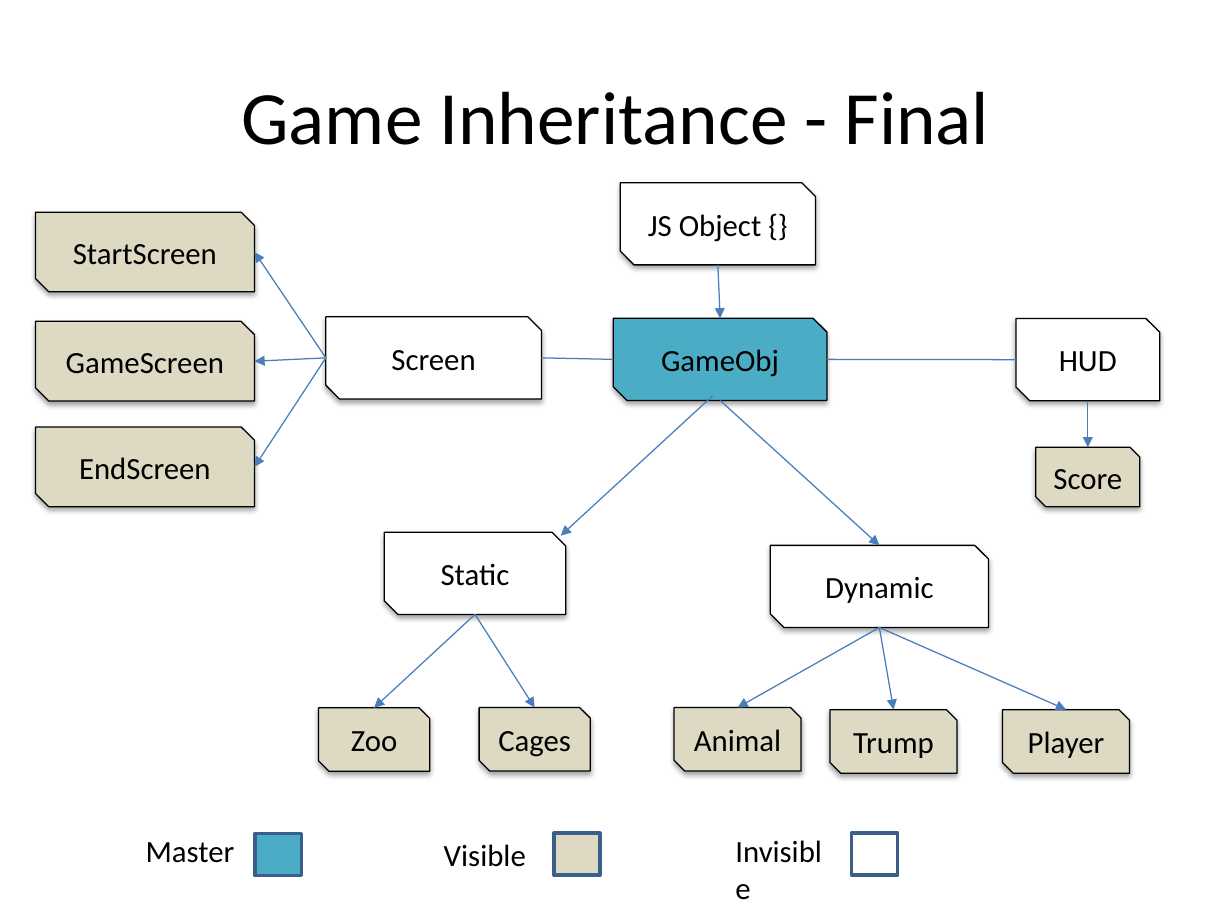
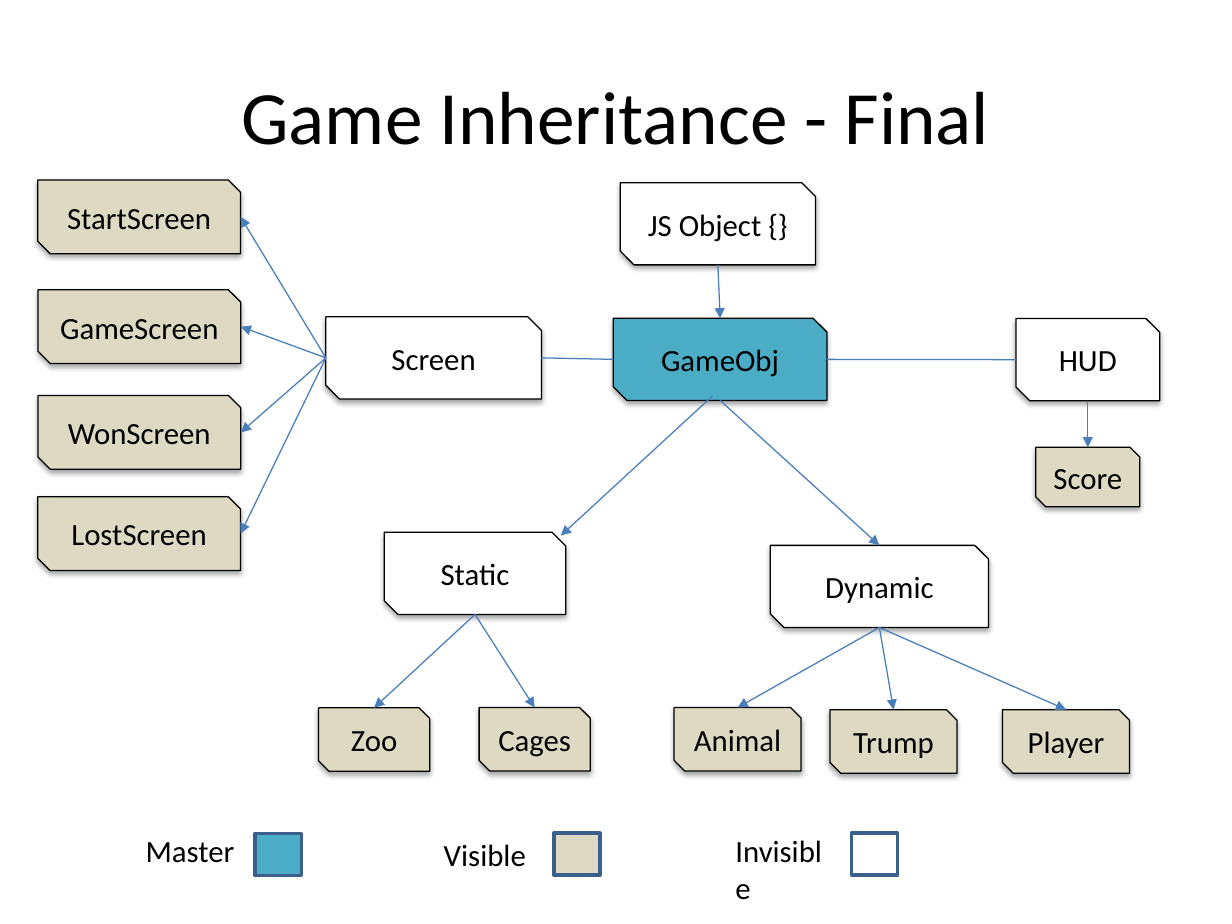
Before and after one commit to jayyyjay/ZooKillSoccer-fa16, a slide deck: slide 8 of assets/ZooKill Soccer Game Design Document.pptx. Drawn at 1232x924 pixels with LibreOffice and Linux fonts; fonts in the diff are those of the drawing. Boxes give left, top, right and bottom in pixels: in the first picture for what was removed or moved away, otherwise in the second. Text is boxed around its words. In the diff, an @@ line names an element or a change of style, - is before the commit and + after.

```diff
--- a/assets/ZooKill Soccer Game Design Document.pptx
+++ b/assets/ZooKill Soccer Game Design Document.pptx
@@ snip diag rect "StartScreen": place and size @@
-snip diag rect "StartScreen" at [36, 212, 255, 292]
+snip diag rect "StartScreen" at [38, 180, 241, 254]
@@ arrow moved from (326, 357) - (255, 253) to (326, 357) - (240, 217) @@
@@ snip diag rect "GameScreen": place and size @@
-snip diag rect "GameScreen" at [36, 322, 255, 402]
+snip diag rect "GameScreen" at [38, 290, 241, 363]
@@ arrow moved from (326, 357) - (255, 361) to (326, 357) - (240, 326) @@
@@ arrow moved from (326, 357) - (255, 467) to (326, 357) - (240, 432) @@
@@ arrow added from (326, 357) to (240, 533), #4B7EBC 0.75 pt @@
@@ snip diag rect "WonScreen": place and size @@
-snip diag rect "WonScreen" at [36, 428, 255, 508]
+snip diag rect "WonScreen" at [38, 395, 241, 469]
@@ text in snip diag rect at [68, 424, 211, 445]: text changed @@
-EndScreen
+WonScreen
@@ snip diag rect added at [38, 496, 241, 570], fill #DDD9C3, outline #000000 0.75 pt, 18 pt, text #000000 @@
+LostScreen
```
Also in this commit, not shown: 1 other slide changed, 11 other files.
